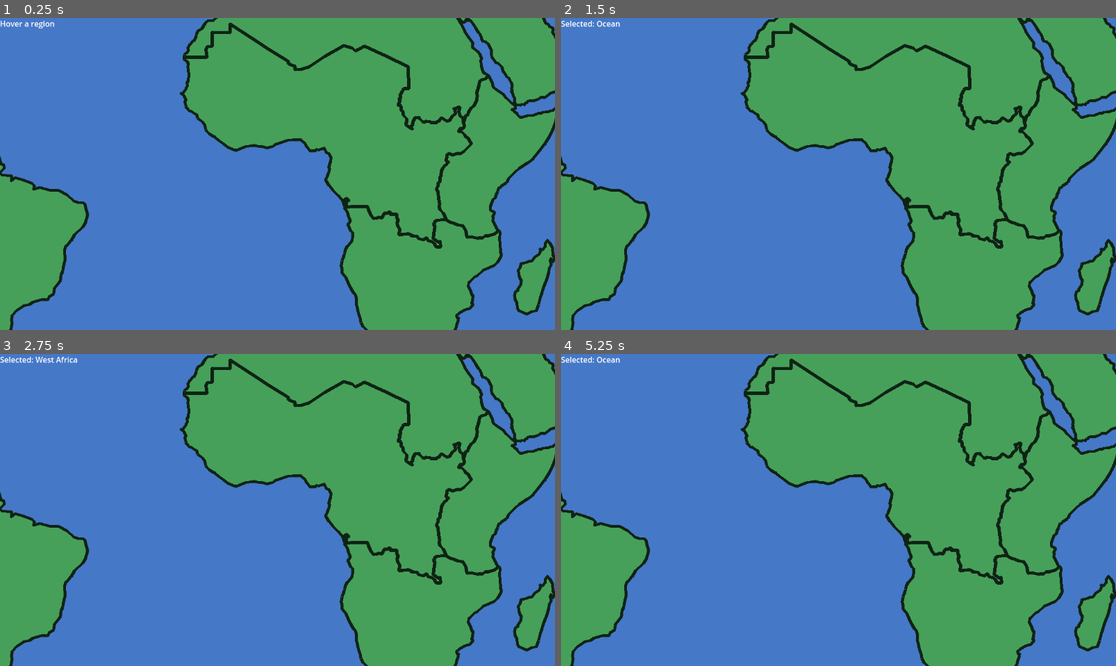
Above: before the commit, frames 1-4 (two rows, left to right).
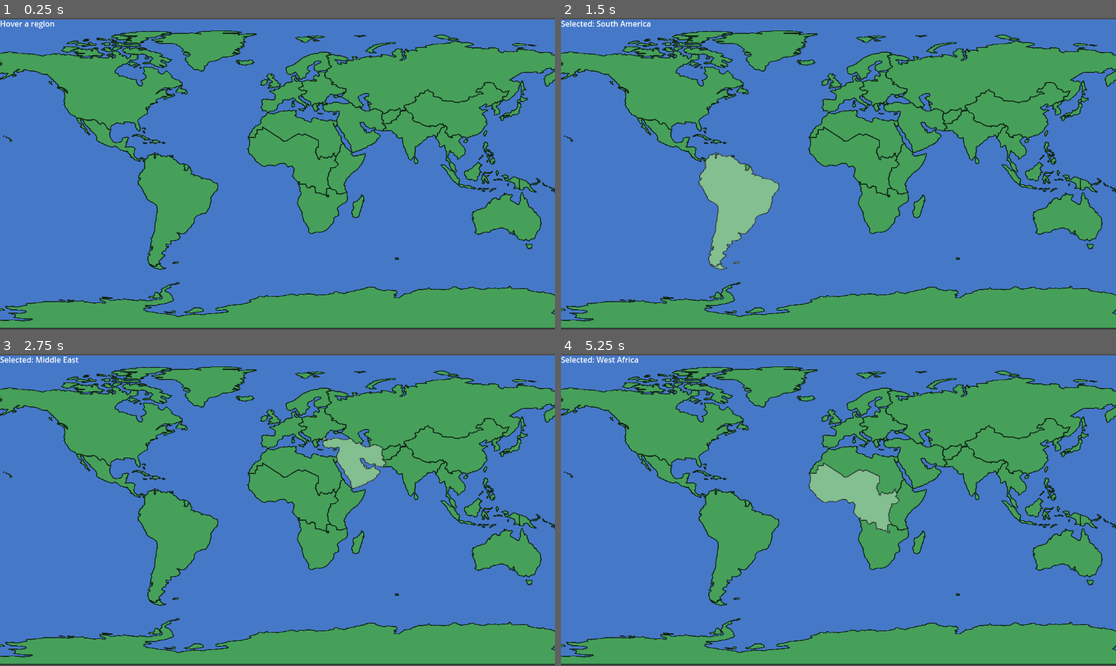
Above: after the commit, the same moments.

Repository: ChrisKnowles1987/Clippy
Game: Godot game, scene res://main.tscn
Same seed, same stepped clock (60 frames per second), same inputs: the game is played once before the commit and once after it.
Inputs (mouse positions are in pixels of both pictures, inside the frame that each line leads up to):
- Up to frame 1 (0.25 s): no input
- Up to frame 2 (1.5 s): tap Enter at 0.5 s; move the mouse to (960, 158) at 0.52 s; click (960, 158) at 0.67 s; tap Space at 1.25 s; move the mouse to (727, 189) at 1.27 s; click (727, 189) at 1.42 s
- Up to frame 3 (2.75 s): tap Enter at 2 s; move the mouse to (333, 441) at 2.02 s; click (333, 441) at 2.17 s
- Up to frame 4 (5.25 s): tap Space at 2.75, 4.25 s; move the mouse to (810, 572) at 2.77 s; click (810, 572) at 2.92 s; tap Enter at 3.5 s; move the mouse to (1005, 556) at 3.52 s; click (1005, 556) at 3.67 s; move the mouse to (672, 463) at 4.27 s; click (672, 463) at 4.42 s; move the mouse to (866, 510) at 5.02 s; click (866, 510) at 5.17 s

The runs differ from the first frame. In frame 1, 55% of the frame differs, in the area x 0-100%, y 0-100%; in frame 2, 55%; in frame 3, 55%; in frame 4, 55%.

Commit message:
add highlighting on hover

Diff:
--- a/main.tscn
+++ b/main.tscn
@@ -10,12 +10,15 @@
 [node name="WorldMap" type="Sprite2D" parent="."]
 texture = ExtResource("2_h2yge")
 
+[node name="HighlightMap" type="Sprite2D" parent="."]
+
 [node name="RegionMap" type="Sprite2D" parent="."]
 visible = false
 position = Vector2(1, 1)
 texture = ExtResource("3_lquwl")
 
 [node name="Camera2D" type="Camera2D" parent="."]
+zoom = Vector2(0.313, 0.313)
 
 [node name="CanvasLayer" type="CanvasLayer" parent="."]
 
--- a/world_map.gd
+++ b/world_map.gd
@@ -2,6 +2,7 @@
 
 @onready var region_map = $RegionMap
 @onready var label = $CanvasLayer/RegionLabel
+@onready var highlight_map = $HighlightMap
 
 var region_image: Image
 var hovered_region = ""
@@ -27,15 +28,38 @@
 	Color8(128, 128, 128): "Antarctica"
 }
 
+var highlight_textures = {
+	"North America": preload("res://assets/maps/highlights/north_america_highlight.png"),
+	"Central America & Caribbean": preload("res://assets/maps/highlights/central_america_caribbean_highlight.png"),
+	"South America": preload("res://assets/maps/highlights/south_america_highlight.png"),
+	"Western Europe": preload("res://assets/maps/highlights/western_europe_highlight.png"),
+	"Eastern Europe": preload("res://assets/maps/highlights/eastern_europe_highlight.png"),
+	"Russia & Central Asia": preload("res://assets/maps/highlights/russia_central_asia_highlight.png"),
+	"Middle East": preload("res://assets/maps/highlights/middle_east_highlight.png"),
+	"North Africa": preload("res://assets/maps/highlights/north_africa_highlight.png"),
+	"West Africa": preload("res://assets/maps/highlights/west_africa_highlight.png"),
+	"East Africa": preload("res://assets/maps/highlights/east_africa_highlight.png"),
+	"Southern Africa": preload("res://assets/maps/highlights/southern_africa_highlight.png"),
+	"India": preload("res://assets/maps/highlights/india_highlight.png"),
+	"China": preload("res://assets/maps/highlights/china_highlight.png"),
+	"Japan & Korea": preload("res://assets/maps/highlights/japan_korea_highlight.png"),
+	"Southeast Asia": preload("res://assets/maps/highlights/southeast_asia_highlight.png"),
+	"Oceania": preload("res://assets/maps/highlights/oceania_highlight.png"),
+	"Antarctica": preload("res://assets/maps/highlights/antarctica_highlight.png")
+}
+
 func _ready():
 	region_image = region_map.texture.get_image()
 	label.text = "Hover a region"
+	highlight_map.visible = false
+	highlight_map.modulate = Color(1, 1, 1, 0.6)
 
 func _process(_delta):
 	var region = get_region_under_mouse()
 
 	if region != hovered_region:
 		hovered_region = region
+		update_highlight(hovered_region)
 
 		if selected_region == "":
 			label.text = hovered_region if hovered_region != "" else "Ocean"
@@ -71,3 +95,16 @@
 			return region_lookup[color]
 
 	return ""
+
+func update_highlight(region_name: String):
+	if region_name == "":
+		highlight_map.visible = false
+		highlight_map.texture = null
+		return
+
+	if highlight_textures.has(region_name):
+		highlight_map.texture = highlight_textures[region_name]
+		highlight_map.visible = true
+	else:
+		highlight_map.visible = false
+		highlight_map.texture = null
Binary file added: assets/maps/highlights/antarctica_highlight.png
Not shown, added: assets/maps/highlights/antarctica_highlight.png.import
Binary file added: assets/maps/highlights/central_america_caribbean_highlight.png
Not shown, added: assets/maps/highlights/central_america_caribbean_highlight.png.import
Binary file added: assets/maps/highlights/china_highlight.png
Not shown, added: assets/maps/highlights/china_highlight.png.import
Binary file added: assets/maps/highlights/east_africa_highlight.png
Not shown, added: assets/maps/highlights/east_africa_highlight.png.import
Binary file added: assets/maps/highlights/eastern_europe_highlight.png
Not shown, added: assets/maps/highlights/eastern_europe_highlight.png.import
Not shown, added: assets/maps/highlights/highlight_manifest.txt
Binary file added: assets/maps/highlights/india_highlight.png
(and 23 more such lines)
